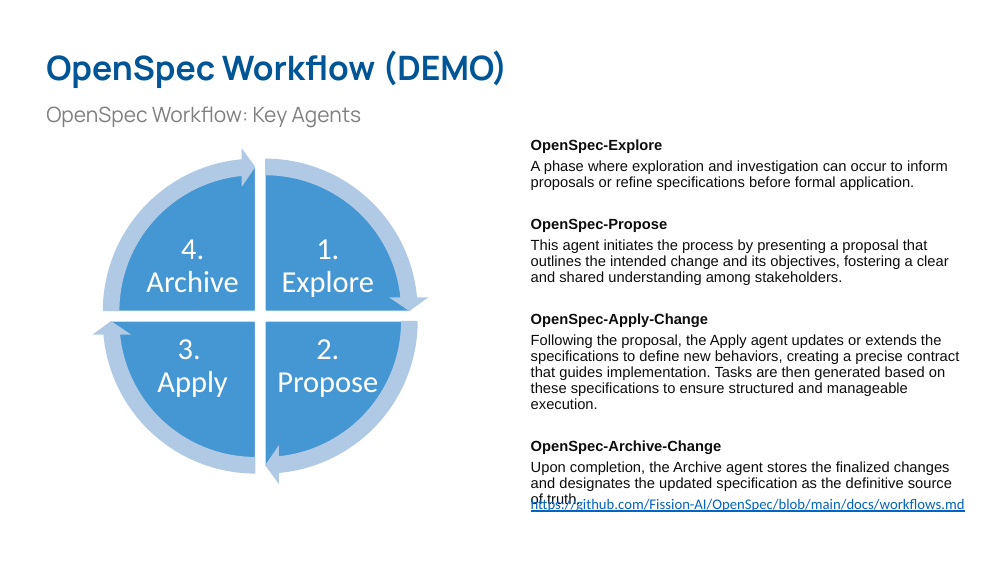
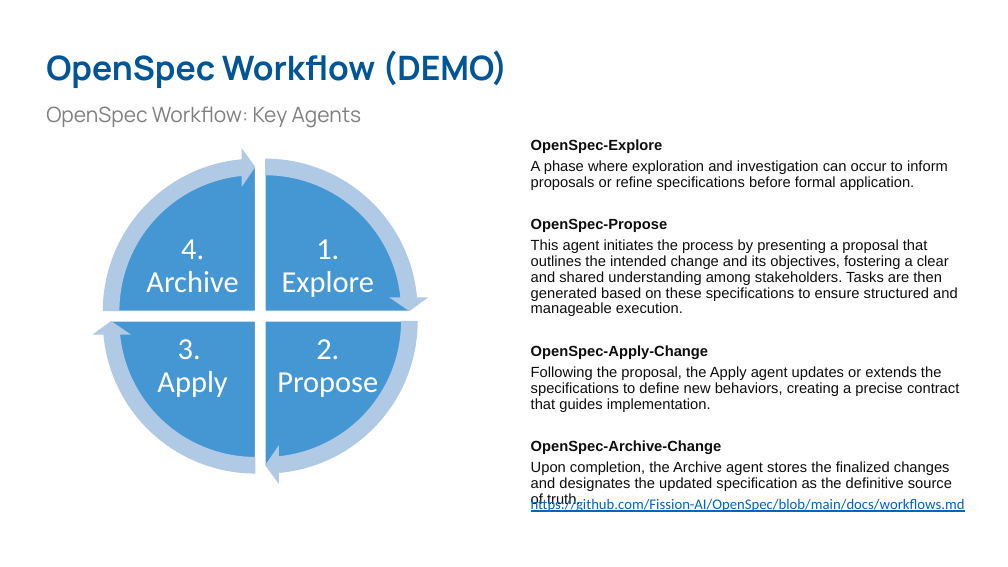
Before and after one commit to improving/ai-sdd-openspec-workshop, a slide deck: slide 11 of presentation/AI-Spec-Driven-Development-for-Devs.pptx. Drawn at 1008x567 pixels with LibreOffice and Linux fonts; fonts in the diff are those of the drawing; background and template pictures are left out. Boxes give left, top, right and bottom in pixels: in the first picture for what was removed or moved away, otherwise in the second. Text is boxed around its words. In the diff, an @@ line names an element or a change of style, - is before the commit and + after.

Commit message:
Updated slides

```diff
--- a/presentation/AI-Spec-Driven-Development-for-Devs.pptx
+++ b/presentation/AI-Spec-Driven-Development-for-Devs.pptx
@@ text at (x1=531, y1=239, x2=958, y2=316): text changed @@
-This agent initiates the process by presenting a proposal that outlines the intended change and its objectives, fostering a clear and shared understanding among stakeholders.
+This agent initiates the process by presenting a proposal that outlines the intended change and its objectives, fostering a clear and shared understanding among stakeholders. Tasks are then generated based on these specifications to ensure structured and manageable execution.
@@ text at (x1=531, y1=366, x2=959, y2=412): text changed @@
-Following the proposal, the Apply agent updates or extends the specifications to define new behaviors, creating a precise contract that guides implementation. Tasks are then generated based on these specifications to ensure structured and manageable execution.
+Following the proposal, the Apply agent updates or extends the specifications to define new behaviors, creating a precise contract that guides implementation.
```
